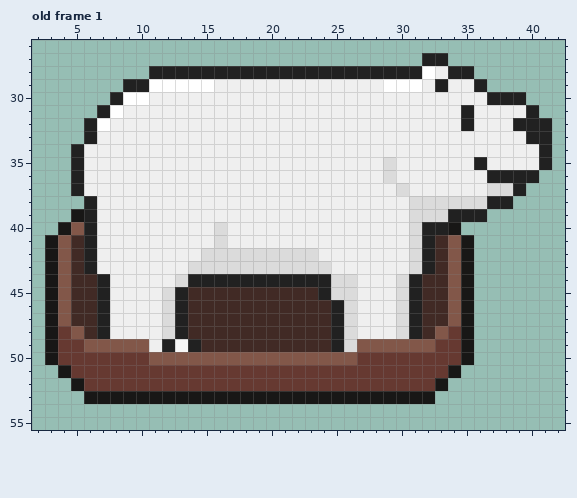
Pixel-art file -- Assets/Art/Aseprite/Characters/STEVE.aseprite. Above: the version before the commit.
47x37 pixels, 1 frame. Colours within 5 levels of each other are drawn and written as one. Shown: old frame 1: x 2..42, y 26..55. The old version is drawn lined up with the new one, on the new canvas. The commit also changed other frames, which this record leaves out.
And afterwards:
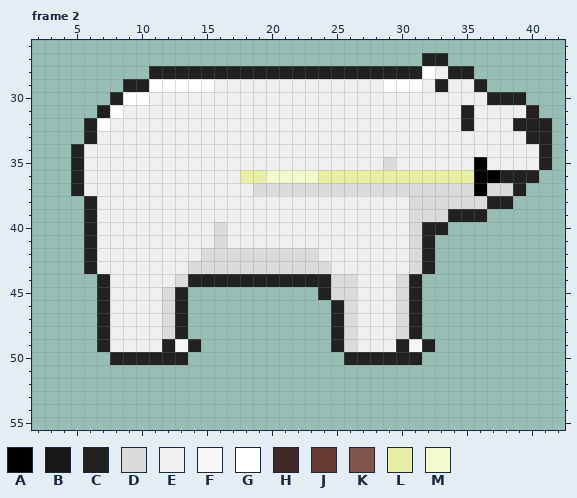
Palette (. is transparent): A #000000  B #181716  C #212121  D #dbdbdb  E #efefef  F #f7f7f7  G #ffffff  H #412a25  J #663931  K #825749  L #e8efa5  M #f3fbcd
A new or re-ordered frame is compared with the old frame closest to it.
The exact change:
canvas 47x37 -> 47x56, the old top-left corner now at 0,19
frames 1 -> 5
Frame 2 is new; against old frame 1:
Colour C gives way to colour A in row 35 at x 36; in row 36 at x 37.
Colour E gives way to colour A in rows 36 to 37 at x 36.
Colour J gives way to colour C in row 50 at x 8 to 10 and 27 to 31.
Colour K gives way to colour C in row 49 at x 7, 30 and 32; in row 50 at x 11 to 13 and 26.
Colour E gives way to colour D in row 37 at x 19 to 29 and 31 to 35.
Colour K gives way to colour E in row 49 at x 8 to 10 and 27 to 29.
Colour K gives way to colour F in row 49 at x 31.
Colour D gives way to colour L in row 36 at x 29.
Colour E gives way to colour L in row 36 at x 18 to 19, 24 to 28 and 30 to 35.
Colour E gives way to colour M in row 36 at x 20 to 23.
The author cleared colour B in row 39 at x 5; in row 40 at x 4 and 34; in rows 41 to 50 at x 3 and 35; in row 51 at x 4 and 34; in row 52 at x 5 and 33; in row 53 at x 6 to 32.
The author cleared colour H in rows 41 to 43 at x 5 and 33; in row 44 at x 5 to 6 and 32 to 33; in row 45 at x 5 to 6, 14 to 23 and 32 to 33; in rows 46 to 47 at x 5 to 6, 14 to 24 and 32 to 33; in row 48 at x 6, 14 to 24 and 32; in row 49 at x 15 to 24.
The author cleared colour J in row 48 at x 4 and 34; in row 49 at x 4 to 5 and 33 to 34; in row 50 at x 4 to 7 and 32 to 34; in row 51 at x 5 to 33; in row 52 at x 6 to 32.
The author cleared colour K in row 40 at x 5; in rows 41 to 47 at x 4 and 34; in row 48 at x 5 and 33; in row 49 at x 6; in row 50 at x 14 to 25.
Where, in picture pixels (left, top, right, bottom), the same in both pictures:
changed: (45, 157, 500, 404)
